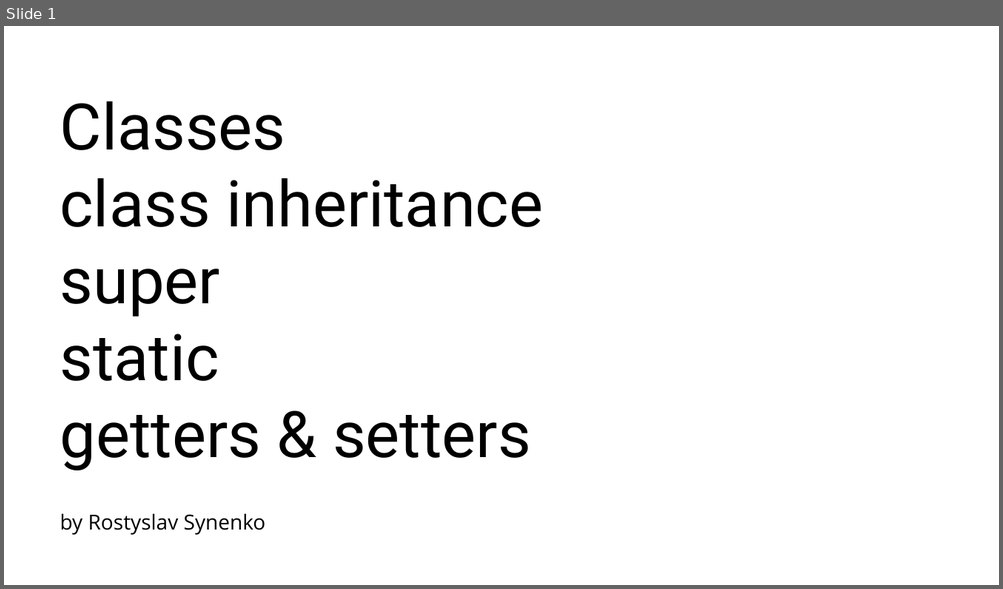
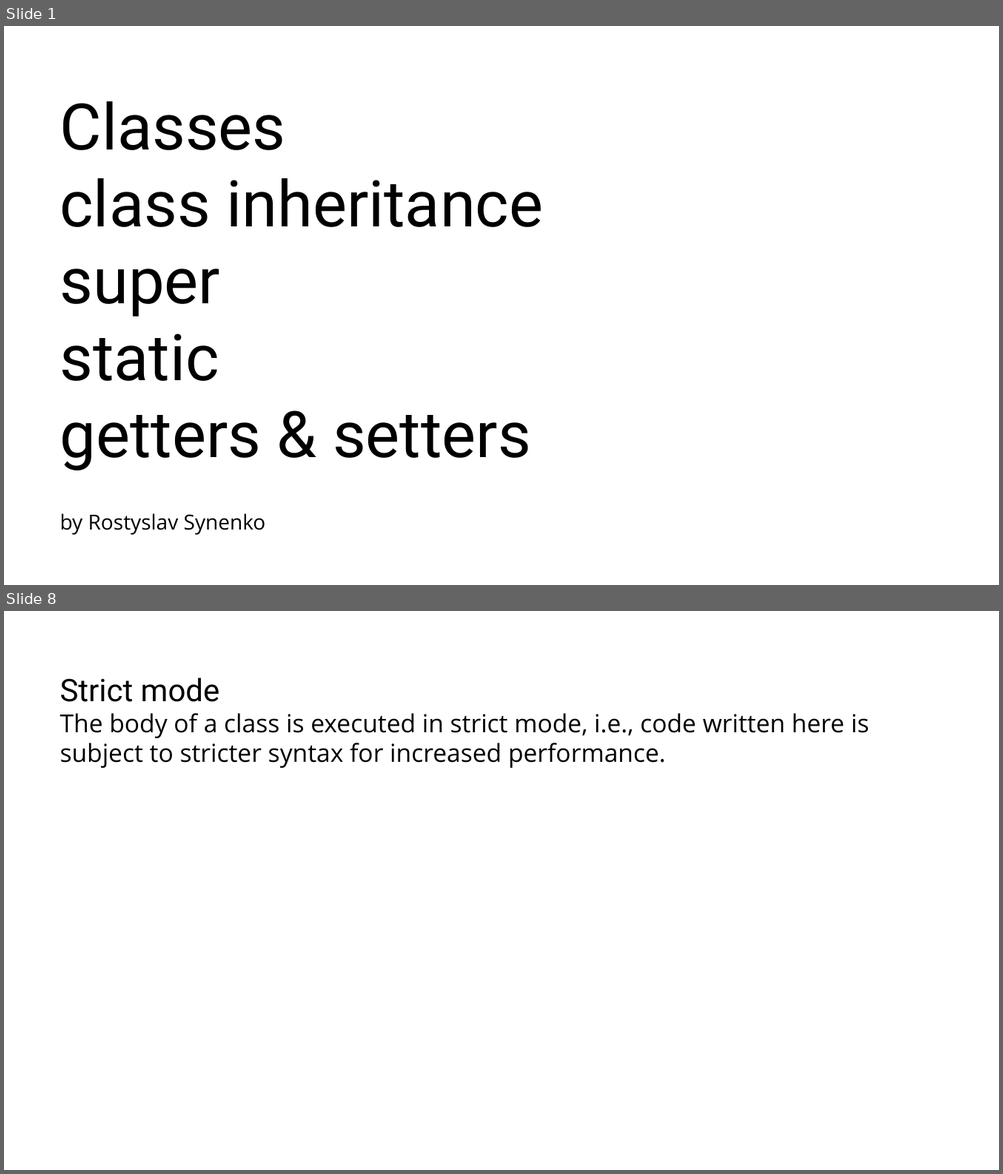
Before and after one commit to RostyslavSynenko/Lv-469.NodeJS, a slide deck: presentations/Classes.pptx. Shown one above the other, each under a label of ours: slide 1 before the commit, slides 1 and 8 after it; the slides between them are not shown. The pictures are 1003x589 and 1003x1174 pixels, drawn with LibreOffice and Linux fonts; fonts in the diff are those of the drawing; background and template pictures are left out. Boxes give left, top, right and bottom in pixels: in the first picture for what was removed or moved away, otherwise in the second. Text is boxed around its words. In the diff, an @@ line names an element or a change of style, - is before the commit and + after.

```diff
--- a/presentations/Classes.pptx
+++ b/presentations/Classes.pptx
@@ slide 8 added at (4,611,999,1170), background #FFFFFF @@
@@ title added at (60,678,869,768), 24 pt, text #000000 @@
+Strict mode
+The body of a class is executed in strict mode, i.e., code written here is subject to stricter syntax for increased performance.
```
Also in this commit, not shown: 1 slide changed, 13 other slides added.
